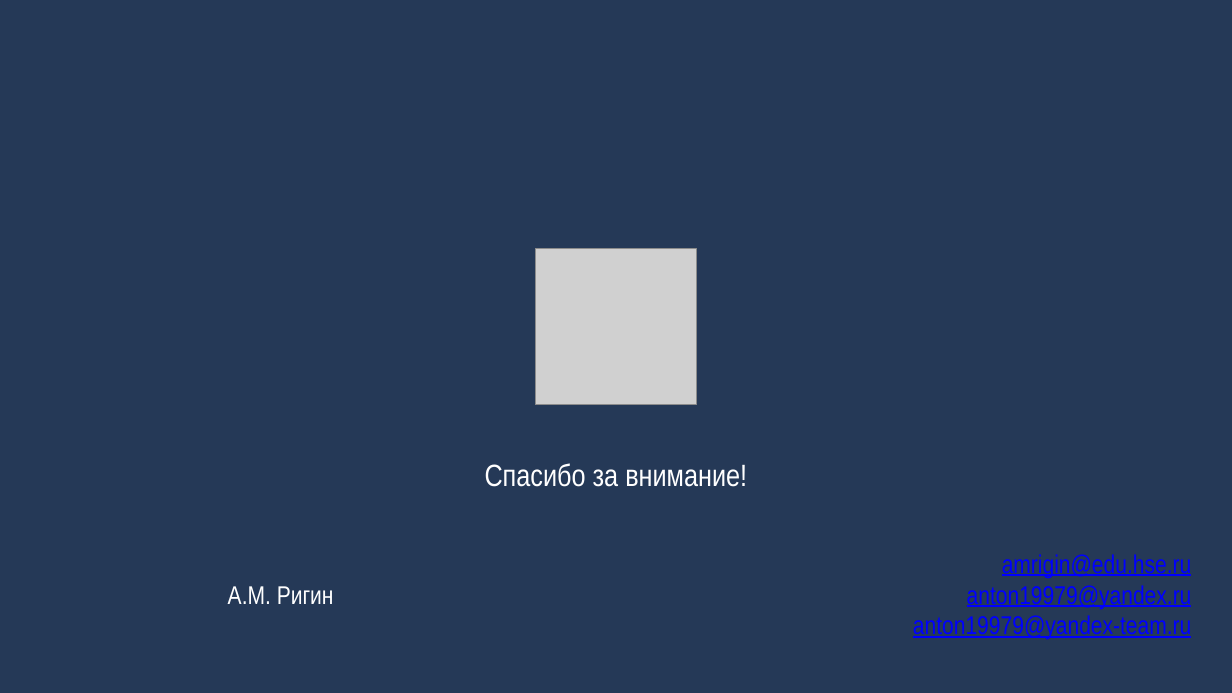
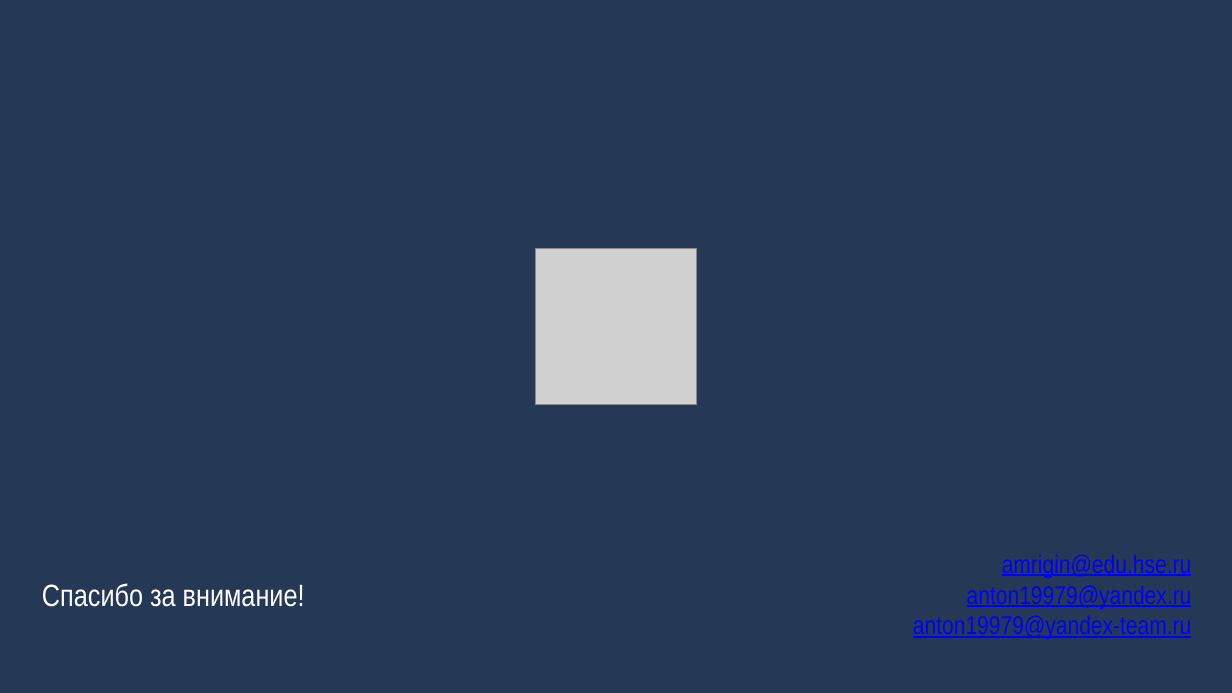
Before and after one commit to DunaevYaroslav/btrees, a slide deck: slide 36 of root/docs/slides/Ригин_Антон_БПИ153_КР_3_курс_презентация.pptx. Drawn at 1232x693 pixels with LibreOffice and Linux fonts; fonts in the diff are those of the drawing; grey boxes stand for pictures. Boxes give left, top, right and bottom in pixels: in the first picture for what was removed or moved away, otherwise in the second. Text is boxed around its words. In the diff, an @@ line names an element or a change of style, - is before the commit and + after.

```diff
--- a/root/docs/slides/Ригин_Антон_БПИ153_КР_3_курс_презентация.pptx
+++ b/root/docs/slides/Ригин_Антон_БПИ153_КР_3_курс_презентация.pptx
@@ text "Спасибо за внимание!": place and size @@
-text "Спасибо за внимание!" at <box>485,463,747,487</box>
+text "Спасибо за внимание!" at <box>42,583,305,607</box>
@@ text removed at <box>228,586,334,604</box> @@
-А.М. Ригин
```
Also in this commit, not shown: 5 other slides changed, 3 other files.
